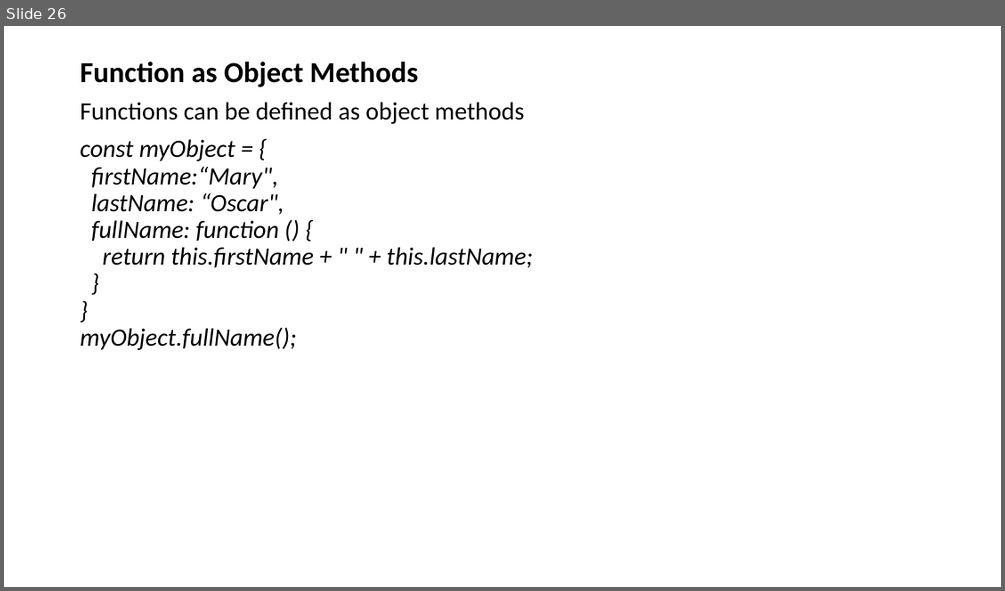
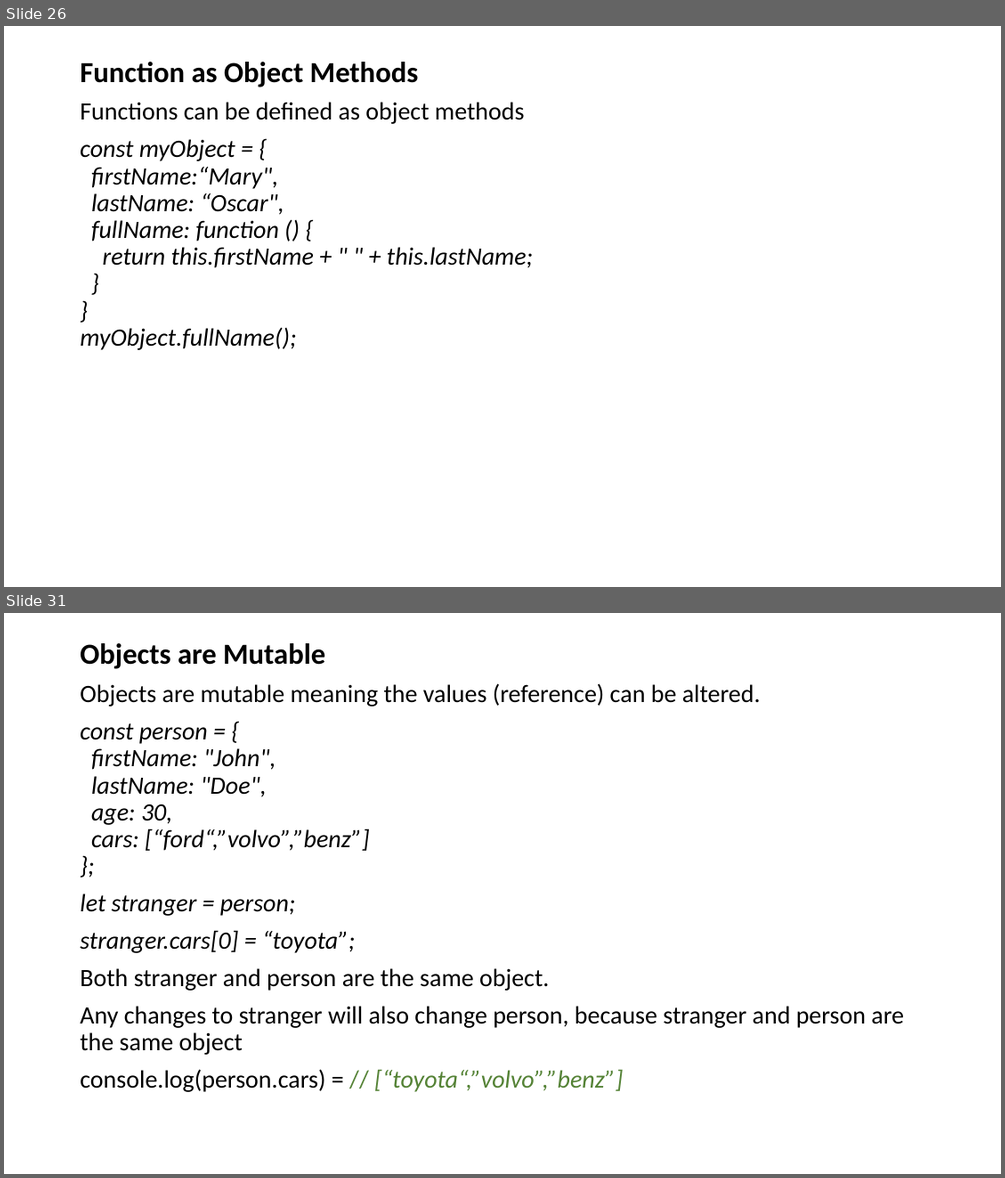
Before and after one commit to adeakinwe/AcademyFourPointZero, a slide deck: xx/lecture2/javascript/javascript.pptx. Shown one above the other, each under a label of ours: slide 26 before the commit, slides 26 and 31 after it; the slides between them are not shown. The pictures are 1005x591 and 1005x1178 pixels, drawn with LibreOffice and Linux fonts; fonts in the diff are those of the drawing. Boxes give left, top, right and bottom in pixels: in the first picture for what was removed or moved away, otherwise in the second. Text is boxed around its words. In the diff, an @@ line names an element or a change of style, - is before the commit and + after.

```diff
--- a/xx/lecture2/javascript/javascript.pptx
+++ b/xx/lecture2/javascript/javascript.pptx
@@ slide 31 added at (4, 613, 1001, 1174), background #FFFFFF @@
@@ text added at (80, 643, 904, 1092), 24 pt, text #000000 @@
+Objects are Mutable
+Objects are mutable meaning the values (reference) can be altered.
+const person = {
+firstName: "John",
+lastName: "Doe",
+age: 30,
+cars: [“ford“,”volvo”,”benz”]
+};
+let stranger = person;
+stranger.cars[0] = “toyota”;
+Both stranger and person are the same object.
+Any changes to stranger will also change person, because stranger and person are the same object
+console.log(person.cars) = // [“toyota“,”volvo”,”benz”]
```
Also in this commit, not shown: 4 other slides added, 1 other file.
